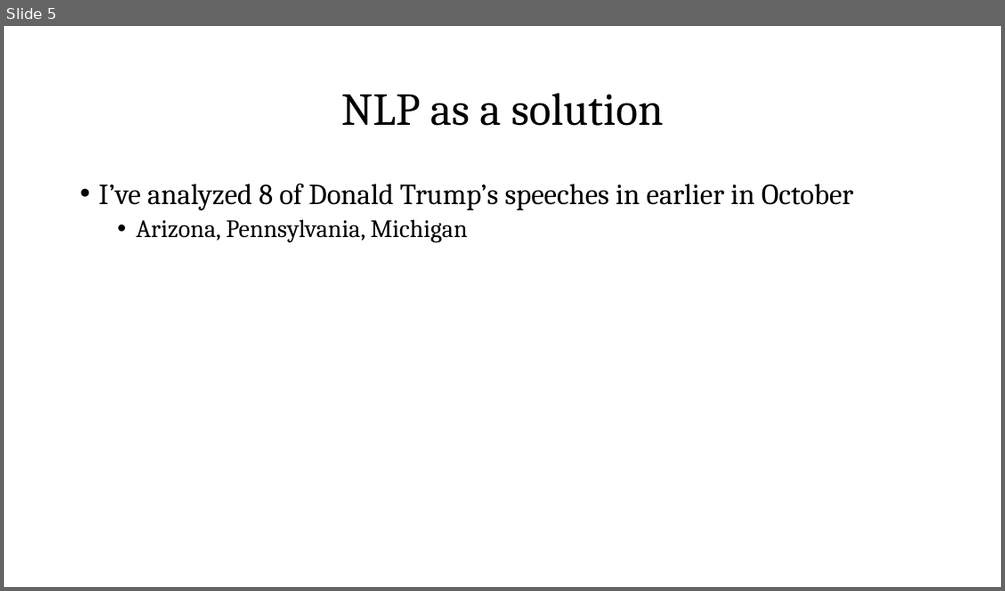
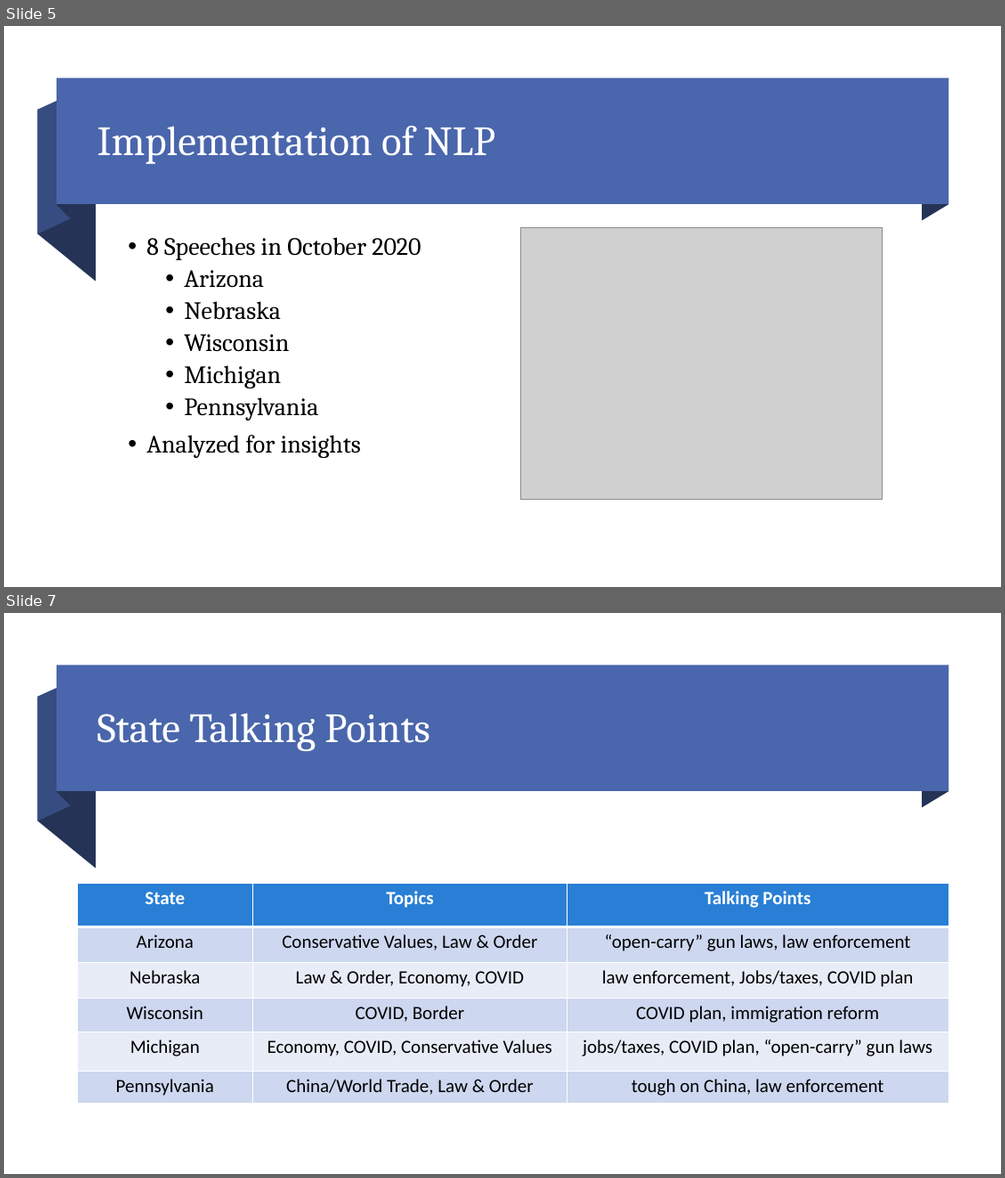
Before and after one commit to mdominguez2010/Trump-Speech-NLP, a slide deck: presentation/presentation_final.pptx. Shown one above the other, each under a label of ours: slide 5 before the commit, slides 5 and 7 after it; the slides between them are not shown. The pictures are 1005x591 and 1005x1178 pixels, drawn with LibreOffice and Linux fonts; fonts in the diff are those of the drawing; grey boxes stand for pictures. Boxes give left, top, right and bottom in pixels: in the first picture for what was removed or moved away, otherwise in the second. Text is boxed around its words. In the diff, an @@ line names an element or a change of style, - is before the commit and + after.

```diff
--- a/presentation/presentation_final.pptx
+++ b/presentation/presentation_final.pptx
@@ slide 7 added at <box>4,613,1001,1174</box>, background #FFFFFF @@
@@ group added at <box>38,666,948,868</box>: 4 freeform shapes, 1 rectangle @@
@@ title added at <box>97,713,430,751</box>, 40 pt, text #FFFFFF @@
+State Talking Points
@@ table added at <box>77,883,948,1103</box>, 6 rows, 3 columns @@
+State | Topics | Talking Points
+Arizona | Conservative Values, Law & Order | “open-carry” gun laws, law enforcement
+Nebraska | Law & Order, Economy, COVID | law enforcement, Jobs/taxes, COVID plan
+Wisconsin | COVID, Border | COVID plan, immigration reform
+Michigan | Economy, COVID, Conservative Values | jobs/taxes, COVID plan, “open-carry” gun laws
+Pennsylvania | China/World Trade, Law & Order | tough on China, law enforcement
@@ slide 5 changed as well @@
@@ group added at <box>38,79,948,281</box>: 4 freeform shapes, 1 rectangle @@
@@ title at <box>97,126,494,164</box>: text changed; size 44 to 40 pt; text colour #000000 to #FFFFFF @@
-NLP as a solution
+Implementation of NLP
@@ text at <box>146,237,421,458</box>: text changed; size 28 to 24 pt @@
-• I’ve analyzed 8 of Donald Trump’s speeches in earlier in October
-  • Arizona, Pennsylvania, Michigan
+• 8 Speeches in October 2020
+  • Arizona
+  • Nebraska
+  • Wisconsin
+  • Michigan
+  • Pennsylvania
+• Analyzed for insights
@@ picture added at <box>521,227,882,499</box> @@
```
Also in this commit, not shown: 1 other slide changed, 6 other slides added, 8 slides removed, 9 other files.
